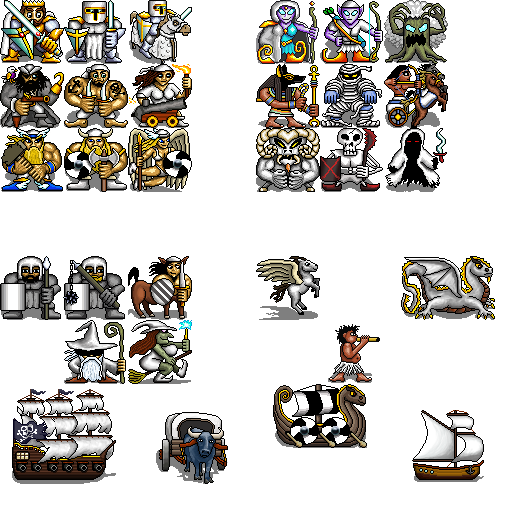
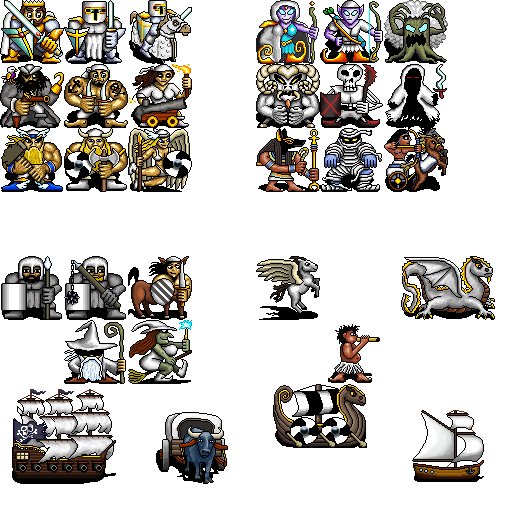
Comparing the layer stacks of the two 512×512 images. Changes:
painted on "Colour" over <box>0,65,439,311</box>
painted on "Detail" over <box>0,26,482,462</box>
"Shadow": opacity 50% → 100%, painted on it over <box>0,26,494,484</box>
